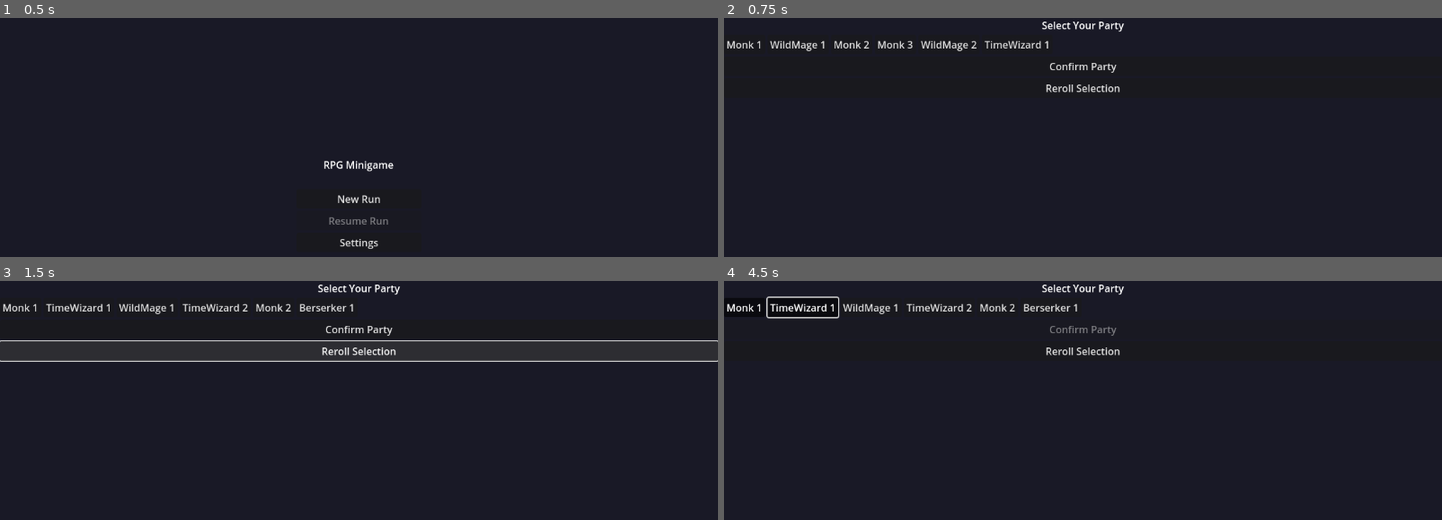
Above: before the commit, frames 1-4 (two rows, left to right).
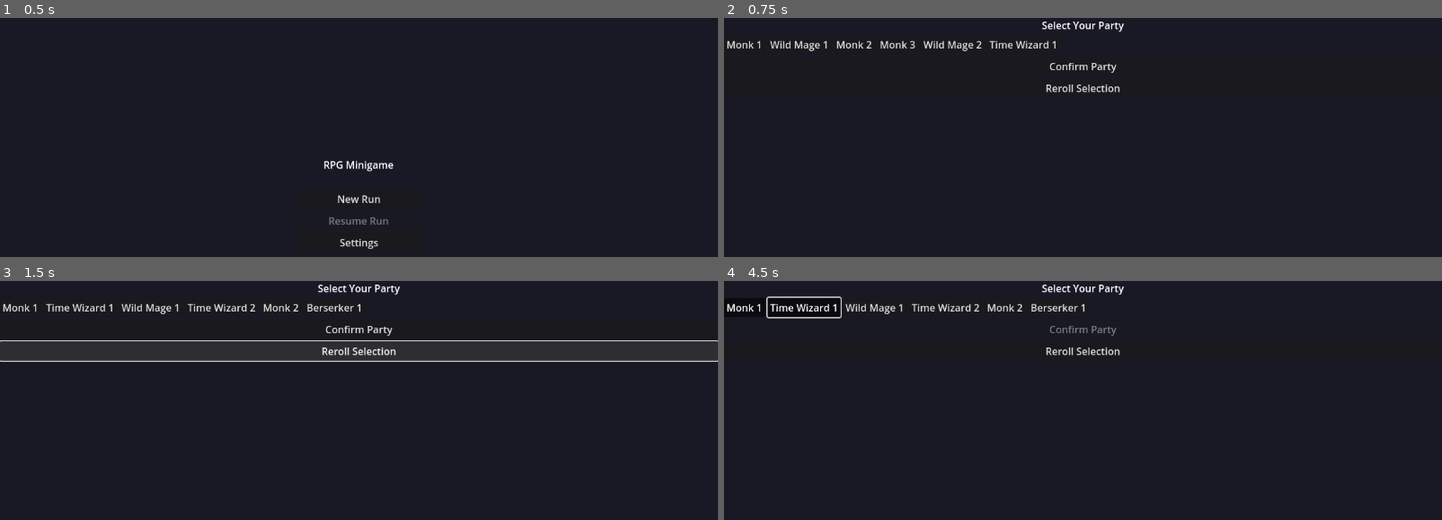
Above: after the commit, the same moments.

Repository: Shtevlogs/RPGMinigames
Game: Godot game, scene res://game.tscn
Two runs of this game, one before a commit and one after it. Both use one fixed random seed, a clock stepped at 60 frames per second and the inputs below.
Inputs (mouse positions are in pixels of both pictures, inside the frame that each line leads up to):
- Up to frame 1 (0.5 s): no input
- Up to frame 2 (0.75 s): click "New Run" at 0.5 s
- Up to frame 3 (1.5 s): click "Reroll Selection" at 1.25 s
- Up to frame 4 (4.5 s): click "Confirm Party" at 2 s; click "Confirm Party" at 2.75 s; click "Monk 1" at 3.5 s; click (802, 307) at 4.25 s, where only the run before the commit has a clickable "TimeWizard 1"

Frame 1 is identical in both runs. In frame 2, 0.7% of the frame differs, in the area x 9-47%, y 9-14%; in frame 3, 0.8%; in frame 4, 0.9%, in the area x 9-51%, y 6-16%.

Commit message:
update minigame registry to use GDScript references rather than strings

Diff:
--- a/scripts/data/character_battle_entity.gd
+++ b/scripts/data/character_battle_entity.gd
@@ -1,13 +1,15 @@
 class_name CharacterBattleEntity
 extends BattleEntity
 
-var class_type: String  # Berserker, TimeWizard, Monk, WildMage, etc.
+var class_type: GDScript  # BerserkerBehavior, TimeWizardBehavior, MonkBehavior, WildMageBehavior, etc.
 var equipment: EquipmentSlots
 var class_state: Dictionary = {}  # Class-specific state (effect ranges, berserk stacks, etc.)
 
-func _init(p_class_type: String = "", p_attributes: Attributes = null, p_entity_id: String = "", p_display_name: String = ""):
+func _init(p_class_type: GDScript = null, p_attributes: Attributes = null, p_entity_id: String = "", p_display_name: String = ""):
     # Call super._init() to initialize base class properties
-    super._init(p_entity_id if p_entity_id != "" else p_class_type, p_display_name if p_display_name != "" else p_class_type, p_attributes)
+    # Convert GDScript type to string for entity_id and display_name fallbacks
+    var class_string = MinigameRegistry.get_class_type_string(p_class_type) if p_class_type != null else ""
+    super._init(p_entity_id if p_entity_id != "" else class_string, p_display_name if p_display_name != "" else class_string, p_attributes)
     class_type = p_class_type
     equipment = EquipmentSlots.new()
     class_state = {}
@@ -52,7 +54,7 @@
 func serialize() -> Dictionary:
     """Serialize character to dictionary."""
     var data: Dictionary = super.serialize()
-    data["class_type"] = class_type
+    data["class_type"] = MinigameRegistry.get_class_type_string(class_type)
     data["equipment"] = equipment.serialize() if equipment != null else {}
     data["class_state"] = class_state.duplicate()
     return data
@@ -60,7 +62,7 @@
 func deserialize(data: Dictionary) -> void:
     """Deserialize character from dictionary."""
     super.deserialize(data)
-    class_type = data.get("class_type", "")
+    class_type = MinigameRegistry.get_class_type_from_string(data.get("class_type", ""))
 
     # Deserialize equipment
     var equipment_data: Dictionary = data.get("equipment", {})
--- a/scripts/data/minigame_battle_state.gd
+++ b/scripts/data/minigame_battle_state.gd
@@ -1,13 +1,13 @@
 class_name MinigameBattleState
 extends GameStateSerializable
 
-var class_type: String = ""
+var class_type: GDScript = null
 var state_data: Variant = null  # Class-specific state data (type depends on class)
 
 func serialize() -> Dictionary:
     """Serialize to dictionary for save system."""
     var data: Dictionary = {
-        "class_type": class_type
+        "class_type": MinigameRegistry.get_class_type_string(class_type)
     }
 
     # Serialize state_data if it's a dictionary or has serialize method
@@ -22,5 +22,5 @@
 
 func deserialize(data: Dictionary) -> void:
     """Deserialize from dictionary."""
-    class_type = data.get("class_type", "")
+    class_type = MinigameRegistry.get_class_type_from_string(data.get("class_type", ""))
     state_data = data.get("state_data", null)
--- a/scripts/data/run_state.gd
+++ b/scripts/data/run_state.gd
@@ -23,7 +23,8 @@
     var unique_classes: Array[String] = []
     var class_set: Dictionary = {}
     for character in party:
-        var class_type: String = character.class_type.to_lower()
+        var class_string = MinigameRegistry.get_class_type_string(character.class_type)
+        var class_type: String = class_string.to_lower()
         if not class_set.has(class_type):
             unique_classes.append(class_type)
             class_set[class_type] = true
--- a/scripts/managers/minigame_registry.gd
+++ b/scripts/managers/minigame_registry.gd
@@ -6,8 +6,10 @@
 # MinigameRegistry - Maps class types to their minigame scenes and behaviors
 # Provides centralized registration and lookup for class-specific minigame data
 
-var class_behaviors: Dictionary = {}  # class_type -> BaseClassBehavior instance
-var minigame_scenes: Dictionary = {}  # class_type -> scene path
+var class_behaviors: Dictionary = {}  # GDScript -> BaseClassBehavior instance
+var minigame_scenes: Dictionary = {}  # GDScript -> scene path
+var class_type_to_string: Dictionary = {}  # GDScript -> String (for serialization/display)
+var string_to_class_type: Dictionary = {}  # String -> GDScript (for deserialization)
 
 func _ready() -> void:
     # Register all class types
@@ -15,37 +17,66 @@
 
 func _register_classes() -> void:
     # Register Berserker
-    register_class("Berserker", BerserkerBehavior, "res://scenes/minigames/berserker_minigame.tscn")
+    register_class(BerserkerBehavior, BerserkerBehavior, "res://scenes/minigames/berserker_minigame.tscn")
 
     # Register TimeWizard
-    register_class("TimeWizard", TimeWizardBehavior, "res://scenes/minigames/time_wizard_minigame.tscn")
+    register_class(TimeWizardBehavior, TimeWizardBehavior, "res://scenes/minigames/time_wizard_minigame.tscn")
 
     # Register Monk
-    register_class("Monk", MonkBehavior, "res://scenes/minigames/monk_minigame.tscn")
+    register_class(MonkBehavior, MonkBehavior, "res://scenes/minigames/monk_minigame.tscn")
 
     # Register WildMage
-    register_class("WildMage", WildMageBehavior, "res://scenes/minigames/wild_mage_minigame.tscn")
+    register_class(WildMageBehavior, WildMageBehavior, "res://scenes/minigames/wild_mage_minigame.tscn")
 
-func register_class(class_type: String, behavior_class: GDScript, scene_path: String) -> void:
+func register_class(class_type: GDScript, behavior_class: GDScript, scene_path: String) -> void:
     """Register a class type with its behavior and scene path."""
     minigame_scenes[class_type] = scene_path
+    var class_string = _derive_class_string(class_type)
 
     # Instantiate behavior class directly using class_name
     var behavior_instance = behavior_class.new()
     if behavior_instance == null:
-        push_error("Failed to instantiate behavior for class: " + class_type)
+        push_error("Failed to instantiate behavior for class: " + class_string)
         return
 
     class_behaviors[class_type] = behavior_instance
 
-func get_behavior(class_type: String) -> BaseClassBehavior:
+    # Build string mapping for serialization/deserialization
+    class_type_to_string[class_type] = class_string
+    string_to_class_type[class_string] = class_type
+
+func get_behavior(class_type: GDScript) -> BaseClassBehavior:
     """Get the behavior instance for a class type."""
     return class_behaviors.get(class_type, null)
 
-func get_minigame_scene_path(class_type: String) -> String:
+func get_minigame_scene_path(class_type: GDScript) -> String:
     """Get the minigame scene path for a class type."""
     return minigame_scenes.get(class_type, "")
 
-func has_class(class_type: String) -> bool:
+func has_class(class_type: GDScript) -> bool:
     """Check if a class type is registered."""
     return class_type in class_behaviors
+
+func _derive_class_string(class_type: GDScript) -> String:
+    """Derive string identifier from GDScript class type."""
+    # Example: BerserkerBehavior -> "Berserker"
+    var script_path = class_type.resource_path
+    var file_name = script_path.get_file().get_basename()
+    # Remove "Behavior" suffix if present
+    if file_name.ends_with("_behavior"):
+        return file_name.substr(0, file_name.length() - 9).capitalize()
+    elif file_name.ends_with("Behavior"):
+        return file_name.substr(0, file_name.length() - 8)
+    return file_name.capitalize()
+
+func get_class_type_string(class_type: GDScript) -> String:
+    """Get string identifier for a GDScript class type."""
+    if class_type == null:
+        return ""
+    return class_type_to_string.get(class_type, "")
+
+func get_class_type_from_string(class_string: String) -> GDScript:
+    """Get GDScript type from string identifier."""
+    if class_string.is_empty():
+        return null
+    return string_to_class_type.get(class_string, null)
--- a/scripts/managers/scene_manager.gd
+++ b/scripts/managers/scene_manager.gd
@@ -56,7 +56,7 @@
     scene_changed.emit(scene_path)
     transition_in_progress = false
 
-func load_minigame_scene(class_type: String) -> String:
+func load_minigame_scene(class_type: GDScript) -> String:
     # Use MinigameRegistry instead of match statement
     return MinigameRegistry.get_minigame_scene_path(class_type)
 
@@ -72,7 +72,7 @@
 func go_to_land_screen() -> void:
     change_scene(LAND_SCREEN)
 
-func go_to_minigame(class_type: String, minigame_data: Dictionary = {}) -> void:
+func go_to_minigame(class_type: GDScript, minigame_data: Dictionary = {}) -> void:
     var scene_path = load_minigame_scene(class_type)
     if scene_path != "":
         change_scene(scene_path, minigame_data)
--- a/scripts/scenes/combat.gd
+++ b/scripts/scenes/combat.gd
@@ -768,7 +768,7 @@
     item_button.disabled = true
     ability_button.disabled = true
 
-func _needs_target_selection(class_type: String) -> bool:
+func _needs_target_selection(class_type: GDScript) -> bool:
     """Check if a class type requires target selection before minigame."""
     var behavior = MinigameRegistry.get_behavior(class_type)
     if behavior == null:
@@ -791,7 +791,8 @@
     # Get minigame scene path from registry
     var minigame_path: String = MinigameRegistry.get_minigame_scene_path(character.class_type)
     if minigame_path == "":
-        push_error("Failed to get minigame scene path for class: " + character.class_type)
+        var class_string = MinigameRegistry.get_class_type_string(character.class_type)
+        push_error("Failed to get minigame scene path for class: " + class_string)
         unblock_input()
         return
 
@@ -801,7 +802,8 @@
     if behavior != null:
         context = behavior.build_minigame_context(character, target)
     else:
-        push_error("Failed to get behavior for class: " + character.class_type)
+        var class_string = MinigameRegistry.get_class_type_string(character.class_type)
+        push_error("Failed to get behavior for class: " + class_string)
         unblock_input()
         return
 
@@ -1062,7 +1064,7 @@
 
     # Check if berserk state will be cleared (for logging)
     var was_berserking: bool = false
-    if attacker.class_type == "Berserker":
+    if attacker.class_type == BerserkerBehavior:
         was_berserking = attacker.class_state.get("is_berserking", false)
 
     # Calculate damage from Power attribute
--- a/scripts/scenes/land_screen.gd
+++ b/scripts/scenes/land_screen.gd
@@ -42,7 +42,8 @@
     for character in party:
         var char_label: Label = Label.new()
         var health_info: String = "HP: %d/%d" % [character.health.current, character.health.max_hp]
-        char_label.text = "%s (%s) - %s" % [character.display_name, character.class_type, health_info]
+        var class_string = MinigameRegistry.get_class_type_string(character.class_type)
+        char_label.text = "%s (%s) - %s" % [character.display_name, class_string, health_info]
         char_label.horizontal_alignment = HORIZONTAL_ALIGNMENT_CENTER
         party_info_container.add_child(char_label)
 
--- a/scripts/scenes/party_selection.gd
+++ b/scripts/scenes/party_selection.gd
@@ -8,7 +8,7 @@
 var available_characters: Array[CharacterBattleEntity] = []
 var selected_party: Array[CharacterBattleEntity] = []
 
-const CLASS_TYPES = ["Berserker", "TimeWizard", "Monk", "WildMage"]
+var CLASS_TYPES: Array[GDScript] = [BerserkerBehavior, TimeWizardBehavior, MonkBehavior, WildMageBehavior]
 
 func _ready() -> void:
     confirm_button.pressed.connect(_on_confirm_pressed)
@@ -26,12 +26,14 @@
 
     # Generate random selection of individual characters (placeholder - should be rerollable)
     for i in range(6):  # Show 6 options
-        var class_type: String = CLASS_TYPES[randi() % CLASS_TYPES.size()]
-        class_counts[class_type] += 1
-        var character_name: String = "%s %d" % [class_type, class_counts[class_type]]
+        var class_type: GDScript = CLASS_TYPES[randi() % CLASS_TYPES.size()]
+        var class_string = MinigameRegistry.get_class_type_string(class_type)
+        if not class_counts.has(class_string):
+            class_counts[class_string] = 0
+        class_counts[class_string] += 1
+        var character_name: String = "%s %d" % [class_string, class_counts[class_string]]
         # Create character with class_type and name, attributes will default
         var character: CharacterBattleEntity = CharacterBattleEntity.new(class_type, null, character_name, character_name)
-        character.class_type = class_type
         available_characters.append(character)
 
     update_ui()
Not shown, changed: backlog/refactor/refactor_05_effect_application_registry.md
Not shown, changed: backlog/refactor/refactor_06_registry_pattern_improvements.md
